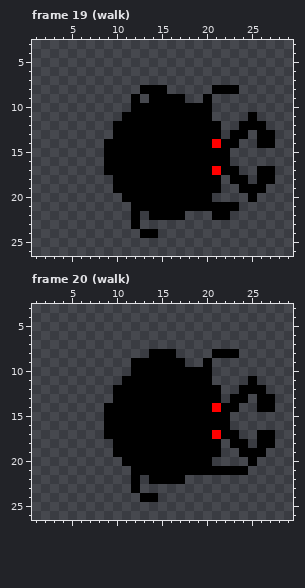
Edited in one commit: pixel-art file (spidy.aseprite). Above: the version before the commit.
32x32 pixels, 21 frames. Shown: frame 19 (walk): x 1..29, y 3..26; frame 20 (walk): x 1..29, y 3..26. The commit also changed other frames, which this record leaves out.
After the commit:
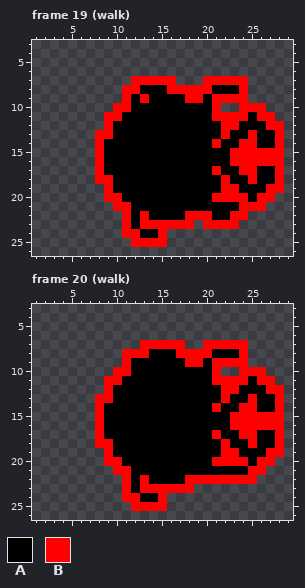
Palette (. is transparent): A #000000  B #ff0000
Difference:
Frame 19 (walk):
y 7: x 12..16 ..... -> BBBBB; x 20..24 ..... -> BBBBB
y 8: x 11..12 .. -> BB; x 16..20 ..... -> BBBBB; x 24 . -> B
y 9: x 11 . -> B; x 13 . -> B; x 18..19 .. -> BB; x 21..24 .... -> BBBB
y 10: x 10..11 .. -> BB; x 21 . -> B; x 24..26 ... -> BBB
y 11: x 9..10 .. -> BB; x 21..24 .... -> BBBB; x 26..27 .. -> BB
y 12: x 9 . -> B; x 22..23 .. -> BB; x 27..28 .. -> BB
y 13: x 8..9 .. -> BB; x 22 . -> B; x 25 . -> B; x 28 . -> B
y 14: x 8 . -> B; x 24..25 .. -> BB; x 28 . -> B
y 15..16: x 8 . -> B; x 23..28 ...... -> BBBBBB
y 17: x 8 . -> B; x 24..25 .. -> BB; x 28 . -> B
y 18: x 8..9 .. -> BB; x 22 . -> B; x 25 . -> B; x 28 . -> B
y 19: x 9 . -> B; x 22..23 .. -> BB; x 27..28 .. -> BB
y 20: x 9..10 .. -> BB; x 21..24 .... -> BBBB; x 26..27 .. -> BB
y 21: x 10..11 .. -> BB; x 24..26 ... -> BBB
y 22: x 11 . -> B; x 13 . -> B; x 18..20 ... -> BBB; x 23..24 .. -> BB
y 23: x 11 . -> B; x 13..18 ...... -> BBBBBB; x 20..23 .... -> BBBB
y 24: x 11..12 .. -> BB; x 15 . -> B
y 25: x 12..15 .... -> BBBB
Frame 20 (walk):
y 7: x 13..17 ..... -> BBBBB; x 20..24 ..... -> BBBBB
y 8: x 11..13 ... -> BBB; x 17..20 .... -> BBBB; x 24 . -> B
y 9: x 11 . -> B; x 18..19 .. -> BB; x 21..24 .... -> BBBB
y 10: x 10..11 .. -> BB; x 21 . -> B; x 24..26 ... -> BBB
y 11: x 9..10 .. -> BB; x 21..24 .... -> BBBB; x 26..27 .. -> BB
y 12: x 9 . -> B; x 22..23 .. -> BB; x 27..28 .. -> BB
y 13: x 8..9 .. -> BB; x 22 . -> B; x 25 . -> B; x 28 . -> B
y 14: x 8 . -> B; x 24..25 .. -> BB; x 28 . -> B
y 15..16: x 8 . -> B; x 23..28 ...... -> BBBBBB
y 17: x 8 . -> B; x 24..25 .. -> BB; x 28 . -> B
y 18: x 8..9 .. -> BB; x 22 . -> B; x 25 . -> B; x 28 . -> B
y 19: x 9 . -> B; x 22..23 .. -> BB; x 27..28 .. -> BB
y 20: x 9..10 .. -> BB; x 21..24 .... -> BBBB; x 26..27 .. -> BB
y 21: x 10..11 .. -> BB; x 25..26 .. -> BB
y 22: x 11 . -> B; x 13 . -> B; x 18..25 ........ -> BBBBBBBB
y 23: x 11 . -> B; x 13..18 ...... -> BBBBBB
y 24: x 11..12 .. -> BB; x 15 . -> B
y 25: x 12..15 .... -> BBBB
Changed places in both pictures, as pixel boxes (x1, y1, x2, y2):
added: (95, 76, 284, 247)
added: (95, 340, 284, 511)
